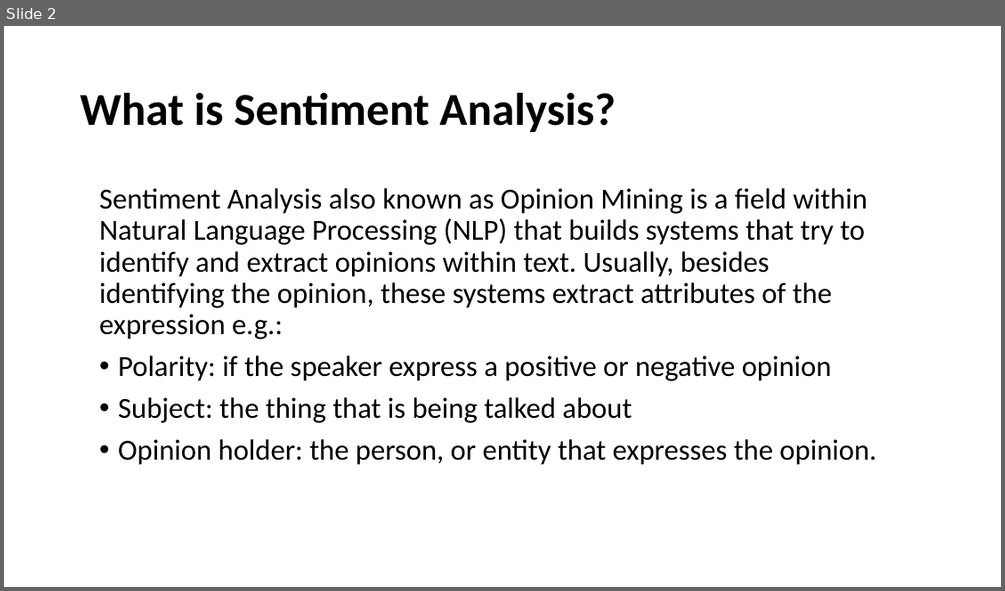
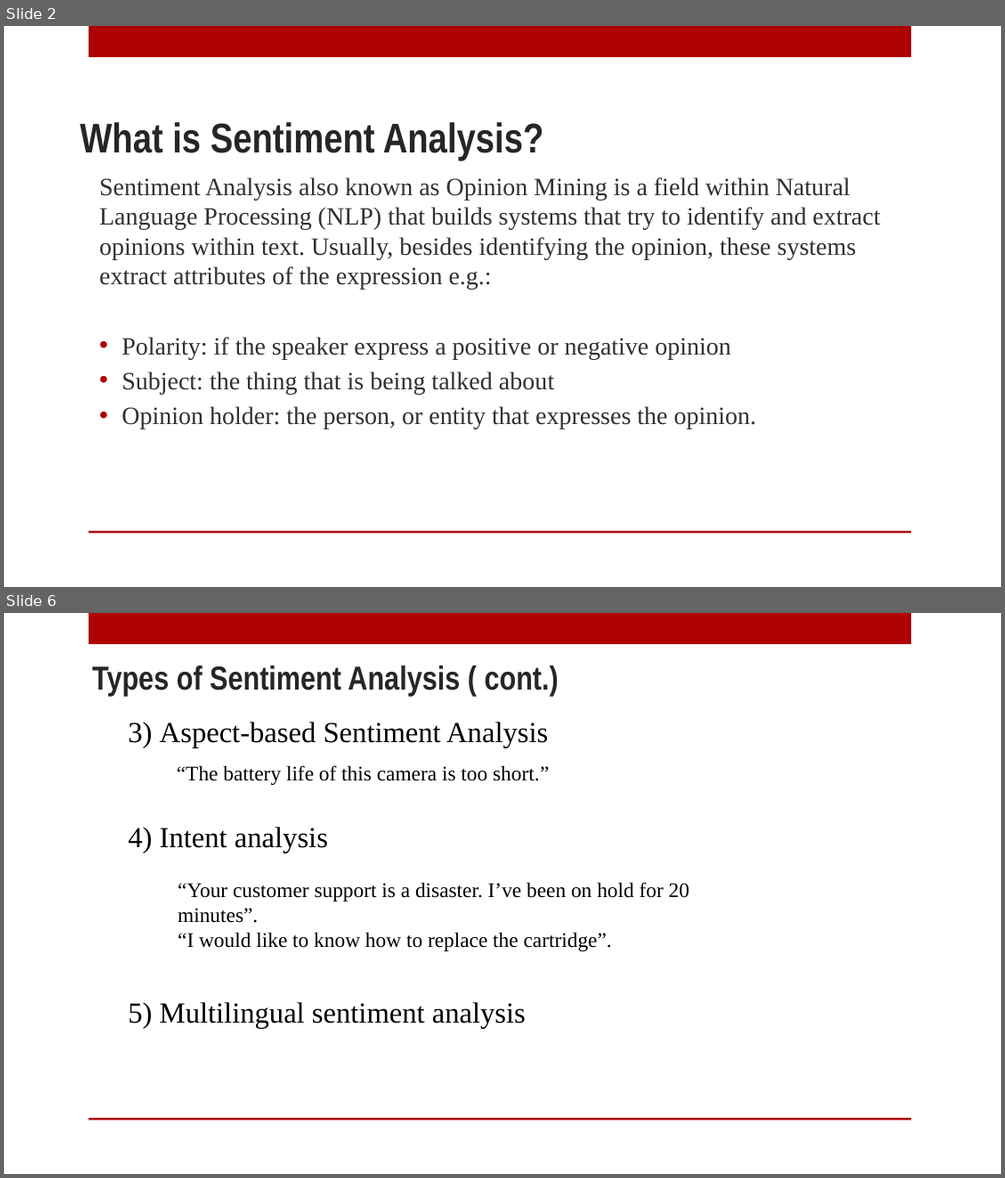
Before and after one commit to slugger07/ML-Experiments, a slide deck: Racism Analysis Twitter Data/Sentiment Analysis.pptx. Shown one above the other, each under a label of ours: slide 2 before the commit, slides 2 and 6 after it; the slides between them are not shown. The pictures are 1005x591 and 1005x1178 pixels, drawn with LibreOffice and Linux fonts; fonts in the diff are those of the drawing; background and template pictures are left out. Boxes give left, top, right and bottom in pixels: in the first picture for what was removed or moved away, otherwise in the second. Text is boxed around its words. In the diff, an @@ line names an element or a change of style, - is before the commit and + after.

```diff
--- a/Racism Analysis Twitter Data/Sentiment Analysis.pptx
+++ b/Racism Analysis Twitter Data/Sentiment Analysis.pptx
@@ slide 6 added at box(4, 613, 1001, 1174), background picture (left out); not listed: 2 template elements that a slide beside it also shows @@
@@ title added at box(92, 666, 558, 696), 32 pt, text #262626, bold @@
+Types of Sentiment Analysis ( cont.)
@@ text added at box(128, 722, 548, 747), 28 pt, text #000000 @@
+3) Aspect-based Sentiment Analysis
@@ text added at box(177, 765, 549, 785), 20 pt, text #000000 @@
+“The battery life of this camera is too short.”
@@ text added at box(128, 827, 328, 852), 28 pt, text #000000 @@
+4) Intent analysis
@@ text added at box(178, 882, 689, 951), 20 pt, text #000000 @@
+“Your customer support is a disaster. I’ve been on hold for 20 minutes”.
+“I would like to know how to replace the cartridge”.
@@ text added at box(128, 1002, 526, 1028), 28 pt, text #000000 @@
+5) Multilingual sentiment analysis
@@ slide 2 changed as well @@
@@ rectangle added at box(89, 26, 911, 57), fill #AD0101 @@
@@ title "What is Sentiment Analysis?" at box(80, 122, 544, 161): size 44 to 40 pt, font Calibri to Arial Narrow, text colour #000000 to #262626; line spacing 0.9 to 1; vertical alignment middle to bottom @@
@@ text "Sentiment Analysis also known as ..." at box(99, 177, 880, 429): size 28 to 24 pt, font Calibri to Times New Roman, text colour #000000 to #303030; line spacing 0.9 to 1; less space between paragraphs; indent changed; vertical alignment top to middle @@
@@ rectangle added at box(89, 531, 911, 533), fill #AD0101 @@
```
Also in this commit, not shown: 5 other slides changed, 15 other slides added, 4 slides removed, 1 other file.
